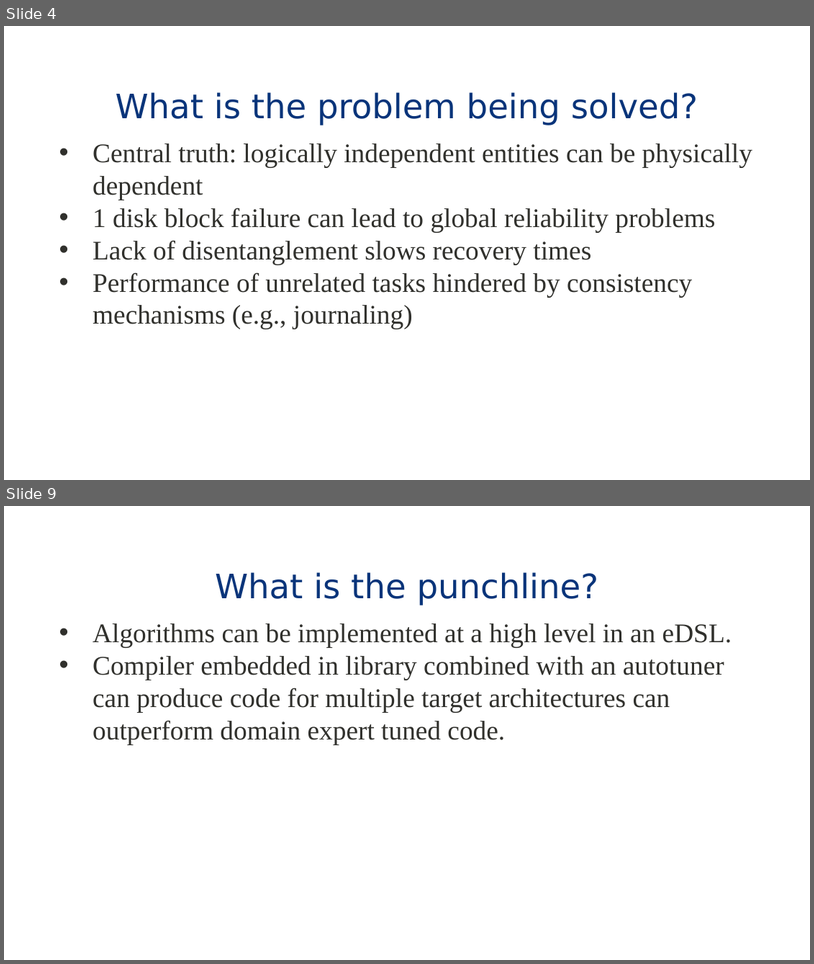
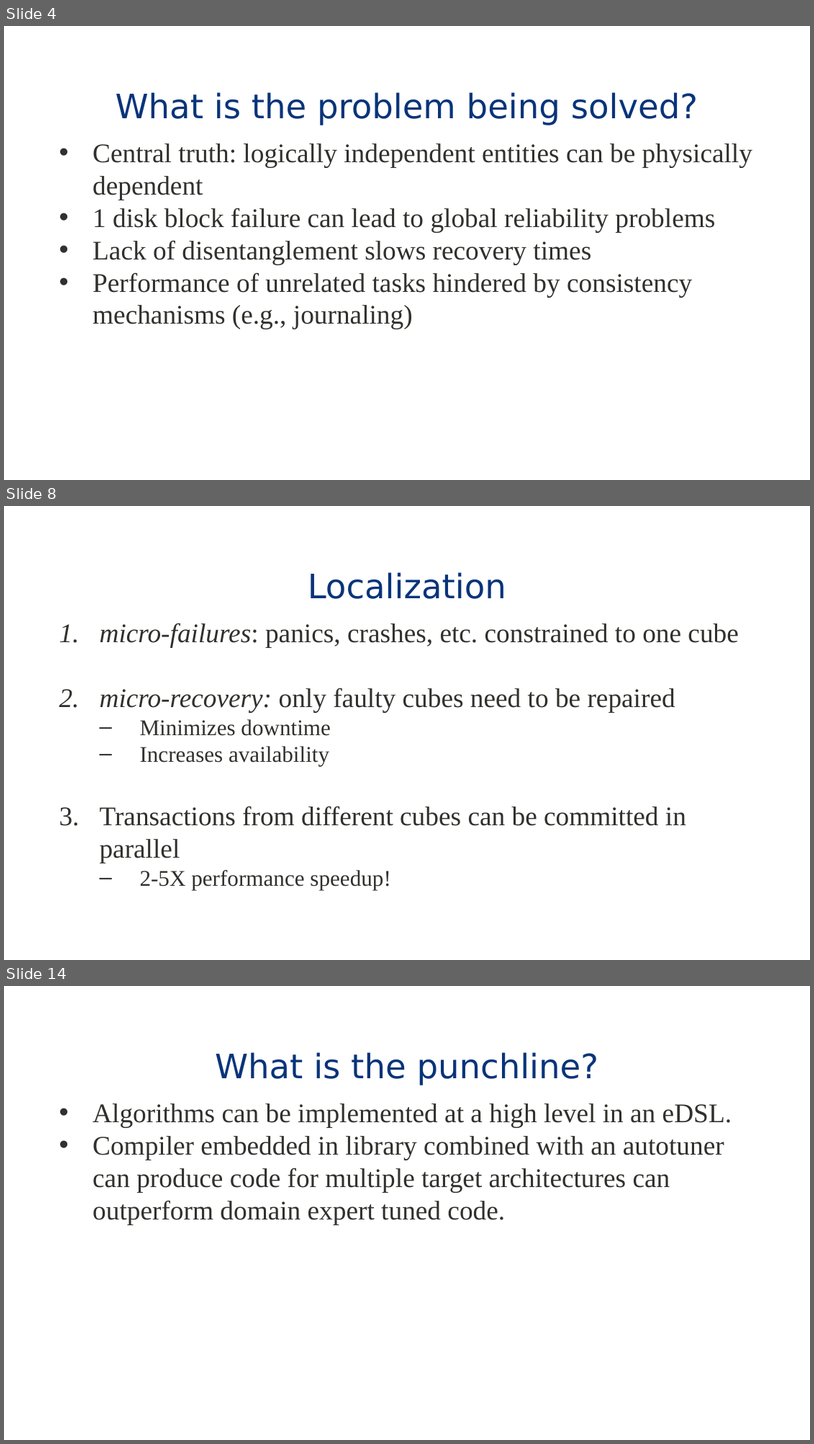
Before and after one commit to eddie-c-davis/cs-advos, a slide deck: presentations/IceFS.pptx. Shown one above the other, each under a label of ours: slides 4 and 9 before the commit, slides 4, 8 and 14 after it; the slides between them are not shown. The pictures are 814x964 and 814x1444 pixels, drawn with LibreOffice and Linux fonts; fonts in the diff are those of the drawing; background and template pictures are left out. Boxes give left, top, right and bottom in pixels: in the first picture for what was removed or moved away, otherwise in the second. Text is boxed around its words. In the diff, an @@ line names an element or a change of style, - is before the commit and + after.

```diff
--- a/presentations/IceFS.pptx
+++ b/presentations/IceFS.pptx
@@ slide 8 added at <box>4,506,810,960</box>, background #FFFFFF; not listed: 1 template element that a slide beside it also shows @@
@@ title added at <box>308,572,507,599</box>, 30 pt, text #09347A @@
+Localization
@@ text added at <box>100,623,738,889</box>, 24 pt, text #30302C @@
+1. micro-failures: panics, crashes, etc. constrained to one cube
+2. micro-recovery: only faulty cubes need to be repaired
+  – Minimizes downtime
+  – Increases availability
+3. Transactions from different cubes can be committed in parallel
+  – 2-5X performance speedup!
@@ what was slide 9 is now slide 14 @@
```
Also in this commit, not shown: 1 slide changed, 7 other slides added, 3 slides removed.
